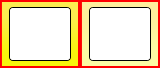
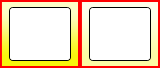
Revision of a layered 160x68 image; what changed, layer by layer:
painted on "Фигура 6 (копия) 3" over 1, 2, 158, 55
